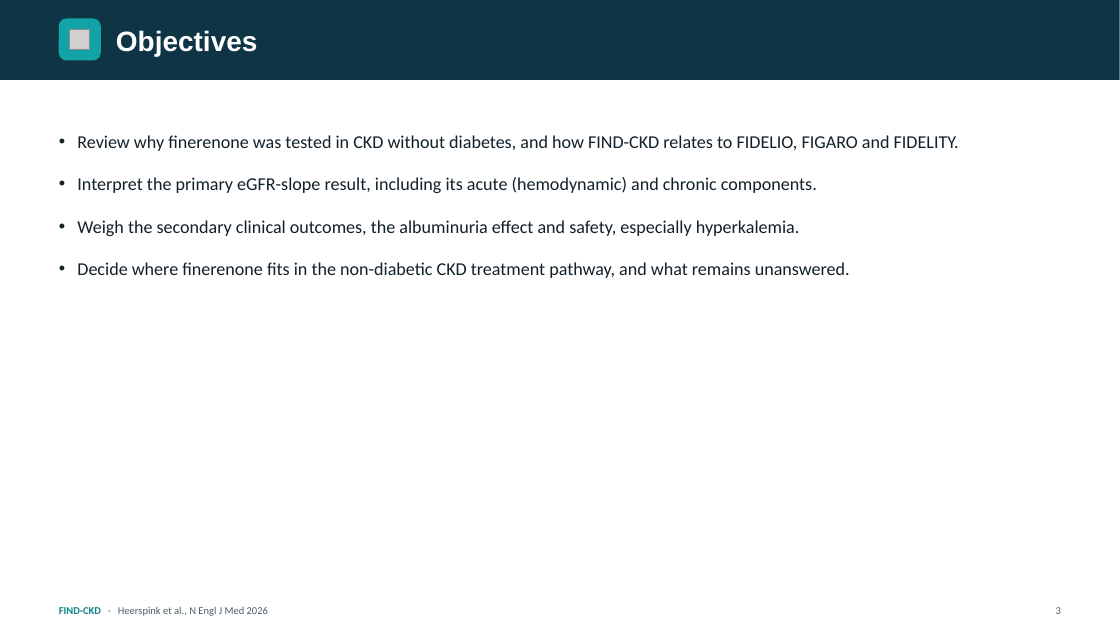
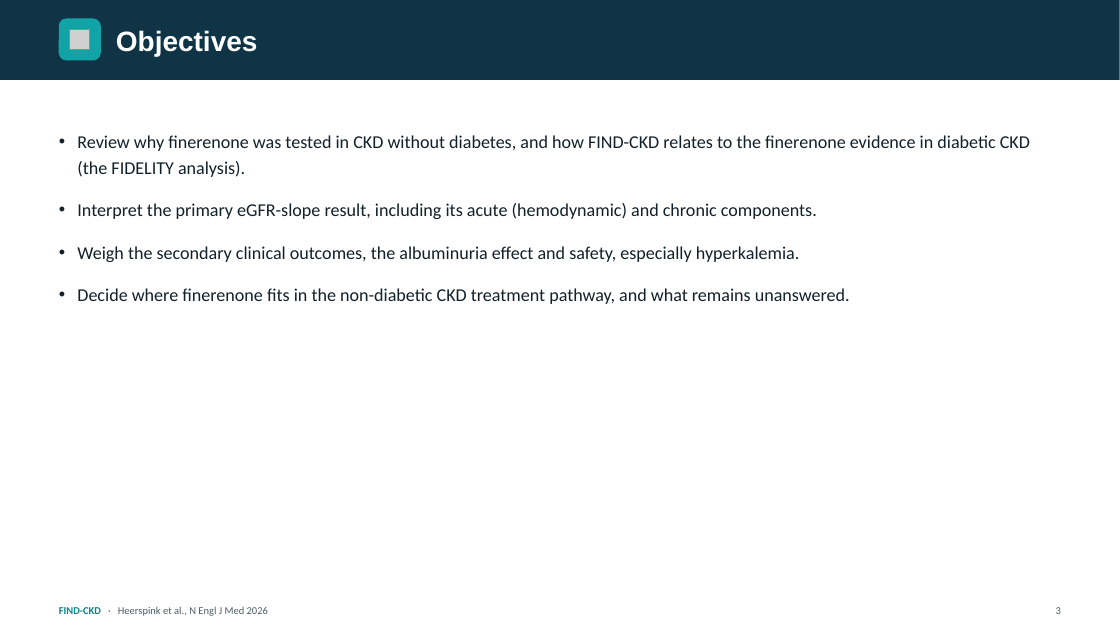
Before and after one commit to azbargarawan-sudo/clickwriting-landing, a slide deck: slide 3 of FIND-CKD.pptx. Drawn at 1120x630 pixels with LibreOffice and Linux fonts; fonts in the diff are those of the drawing; grey boxes stand for pictures. Boxes give left, top, right and bottom in pixels: in the first picture for what was removed or moved away, otherwise in the second. Text is boxed around its words. In the diff, an @@ line names an element or a change of style, - is before the commit and + after.

```diff
--- a/FIND-CKD.pptx
+++ b/FIND-CKD.pptx
@@ text at (77, 135, 1030, 177): text changed @@
-• Review why finerenone was tested in CKD without diabetes, and how FIND-CKD relates to FIDELIO, FIGARO and FIDELITY.
+• Review why finerenone was tested in CKD without diabetes, and how FIND-CKD relates to the finerenone evidence in diabetic CKD (the FIDELITY analysis).
```
Also in this commit, not shown: 2 other slides changed, 1 slide added, 1 slide removed.
